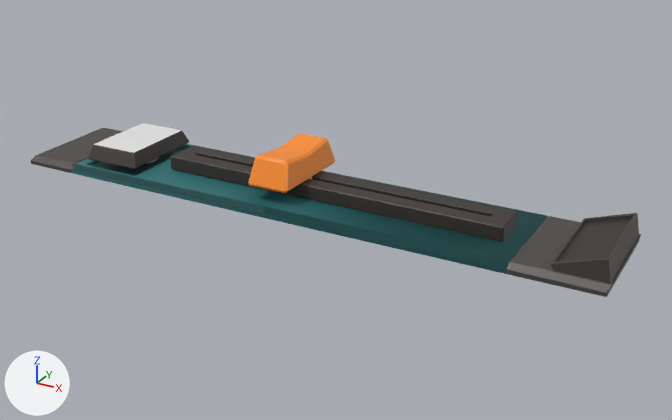
The FBX model Assets/Models/Slider01.fbx: old version first, new version second.
One viewpoint serves both versions: a camera (50 mm lens) standing at (0.324, -0.565, 0.28) and looking at (0.012, 0.001, -0.004). Every picture has the same lights, and +X, +Y and +Z are marked at lower left. The first picture is the older version. Where no turn or scale is listed for an object, it has been applied to the vertices. Vertices at exactly the same position are counted once.

The first picture shows 'Slider_BaseBar_V2', 'Slider_Image_V2', 'Slider_Knob_V2'.
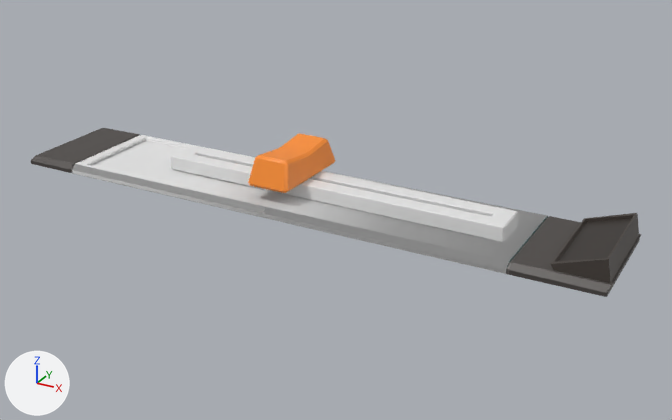
The change, as a list of edits to the scene's bpy script:
```text
Add mat_sliderbackplate:
    mat_sliderbackplate = principled_material('SliderBackplate')
    mat_sliderbackplate.base_color = (0.8, 0.8, 0.8)  # white #e7e7e7
Change me_plane_058:
    where me_plane_058.from_pydata(...)  # 176 vertices, 164 faces; spans x -0.242..0.242, y -0.046..0.046, z -0.01..0.015
    used by ob_slider_basebar_v2; location = (-0.013, -0.0001, 0.0101)
    me_plane_058 part 1: 50 of the faces centred in x -0.117..0.163, y -0.017..0.014, z -0.001..0.01 switch from mat_texturesheet (picture img_thermocolorsheet_png) to mat_slider_image_face (white #e7e7e7)
    me_plane_058 part 2: 28 of the faces centred in x -0.195..-0.085, y -0.038..0.038, z -0.007..-0.002 switch from mat_texturesheet (picture img_thermocolorsheet_png) to mat_sliderbackplate (white #e7e7e7)
    me_plane_058 part 3: 3 of the faces centred in x -0.01, y -0.046..-0.044, z -0.009..-0.004 switch from mat_texturesheet (picture img_thermocolorsheet_png) to mat_sliderbackplate (white #e7e7e7)
Remove ob_slider_image_v2:
    ob_slider_image_v2 = bpy.data.objects.new('Slider_Image_V2', me_plane_066)
    ob_slider_image_v2.location = (-0.1738, -0.0005, 0.018)
```

Where the change shows, as pixel boxes [x1, y1, x2, y2] in the pictures (672 x 420 px):
'Slider_Image_V2', deleted: before [88, 123, 189, 169]
    faces in mat_texturesheet (picture img_thermocolorsheet_png): [88, 131, 189, 169]
    faces in mat_slider_image_face (white #e7e7e7): [94, 123, 182, 153]
part 1 of me_plane_058, recoloured (grey to white): [170, 145, 518, 242] in both
part 2 of me_plane_058, recoloured: before [76, 144, 547, 261]; after [76, 135, 547, 261]
part 3 of me_plane_058, recoloured: [72, 164, 509, 274] in both
